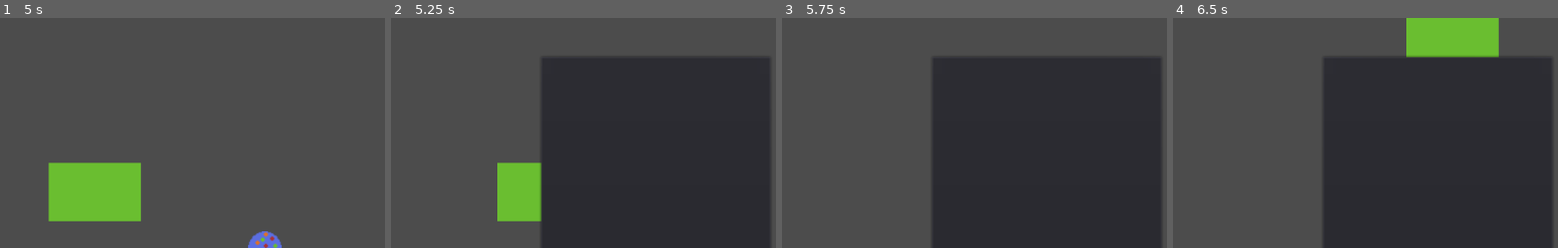
Above: before the commit, frames 1-4 (left to right).
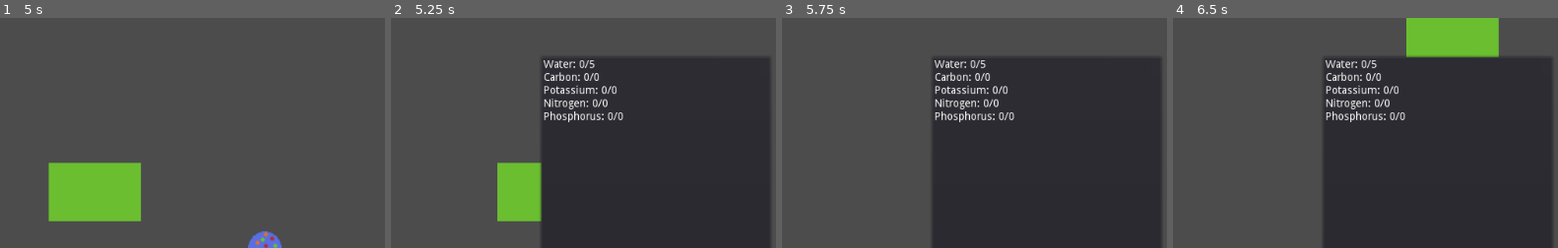
Above: after the commit, the same moments.

Repository: xwedea/froots
Game: Godot game, scene res://levels/Main.tscn
The game is run twice, just before and just after one commit, with the same random seed, the same clock (stepped at 60 frames per second) and the same inputs.
Inputs (mouse positions are % of the whole screen's width and height, from its top left):
- Up to frame 1 (5 s): click (98, 7) at 0.5 s; tap Enter at 1.25 s; hold D (go_right) 1.28-2.03 s; tap Space (drop) every 0.75 s from 1.35 to 4.35 s; hold S (go_down) 2.03-2.78 s; hold D (go_right) 2.78-3.53 s; hold W (go_up) 3.53-4.28 s; hold A (go_left) from 4.28 s (still down); tap Tab (menu) at 4.9 s
- Up to frame 2 (5.25 s): keep holding A (go_left); tap Space (drop) at 5.1 s
- Up to frame 3 (5.75 s): keep holding A (go_left)
- Up to frame 4 (6.5 s): tap Space (drop) at 5.75, 5.85 s; release A (go_left) at 5.78 s; hold S (go_down) from 5.78 s (still down)
The pictures show only the part of the screen within x 17-67%, y 0-50%; the shares and areas given below are measured in that part.

Frame 1 is identical in both runs. In frame 2, 1.6% of the frame differs, in the area x 39-61%, y 18-46%; in frame 3, 1.6%; in frame 4, 1.6%.

Commit message:
Add requirements to UI

Diff:
--- a/misc/HUD/Button.gd
+++ b/misc/HUD/Button.gd
@@ -6,6 +6,11 @@
 func _process(delta):
 
 	if(Input.is_action_just_pressed("menu")):
+		var reqs = ""
+		for key in ActivationArea.requirements.keys():
+			reqs += key + ": " + str(ActivationArea.collected[key]) + "/" + str(ActivationArea.requirements[key]) + "\n"
+		$PopupPanel/Requirements.text = reqs
+
 		$PopupPanel.visible = !$PopupPanel.visible
 
 func _button_pressed():
--- a/misc/HUD/HUD.tscn
+++ b/misc/HUD/HUD.tscn
@@ -36,3 +36,7 @@
 margin_top = -250.0
 margin_right = 150.0
 margin_bottom = 250.0
+
+[node name="Requirements" type="Label" parent="MarginContainer/Button/PopupPanel"]
+margin_right = 40.0
+margin_bottom = 14.0
--- a/project.godot
+++ b/project.godot
@@ -18,6 +18,7 @@
 
 Water="*res://materials/water/Water.gd"
 Cell="*res://characters/cell/Cell.gd"
+ActivationArea="*res://misc/activation/ActivationArea.gd"
 
 [gui]
 
